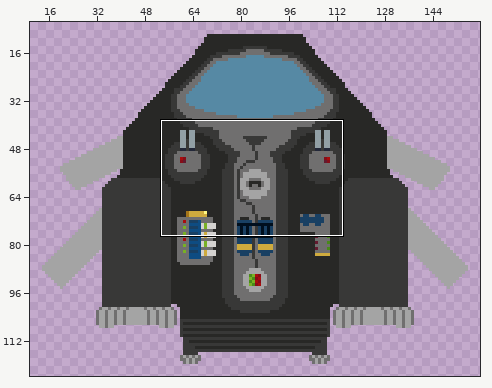
Two states of a sprite sheet, Assets/Ships/NorikerMKI/WIP-NorikerMKI.png. Above: a wide view before the commit, with the close-up outlined.
Close-up. Before the edit:
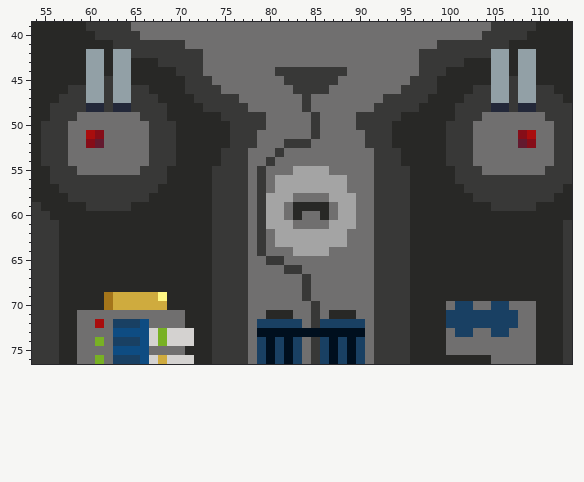
The file is 170x130 pixels. Shown: x 54..113, y 39..76. The wide view leaves out empty margins.
After the commit:
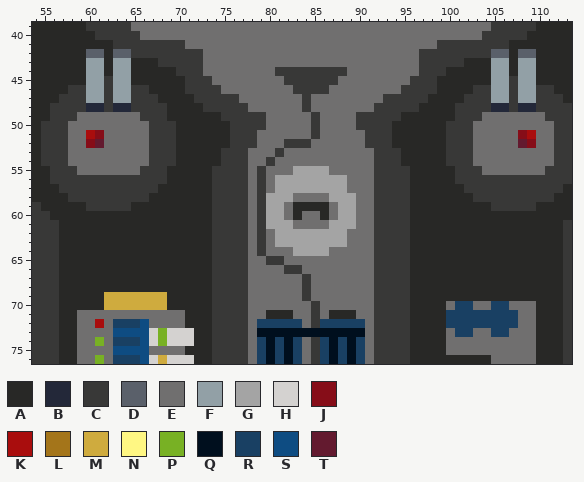
Palette (. is transparent): A #282826  B #232839  C #383837  D #5a606a  E #706f6f  F #92a0a6  G #a4a4a4  H #d4d2d0  J #860d18  K #a90d0d  L #a4751a  M #cfab3e  N #fff783  P #78b124  Q #000f1e  R #194063  S #0e4c82  T #631a2f
Edits made:
@@ x 54..113 @@
 41 AAAAAAAAACCCCCCCCEEEEEEEEEEEEEEEEEEEEEEEEEEEECCCCCCCCAAAAAAA
-42 AAAAAAFFAFFCCCCCCCCEEEEEEEEEEEEEEEEEEEEEEEECCCCCCCCFFAFFAAAA
+42 AAAAAADDADDCCCCCCCCEEEEEEEEEEEEEEEEEEEEEEEECCCCCCCCDDADDAAAA
 43 AAAAAAFFAFFAAACCCCCEEEEEEEEEEEEEEEEEEEEEEEECCCCCAAAFFAFFAAAA
@@ x 60..70 @@
 68 AAAAAAAAAAA
-69 AALMMMMMNAA
-70 AALMMMMMMAA
+69 AAMMMMMMMAA
+70 AAMMMMMMMAA
 71 EEEEEEEEEEE
